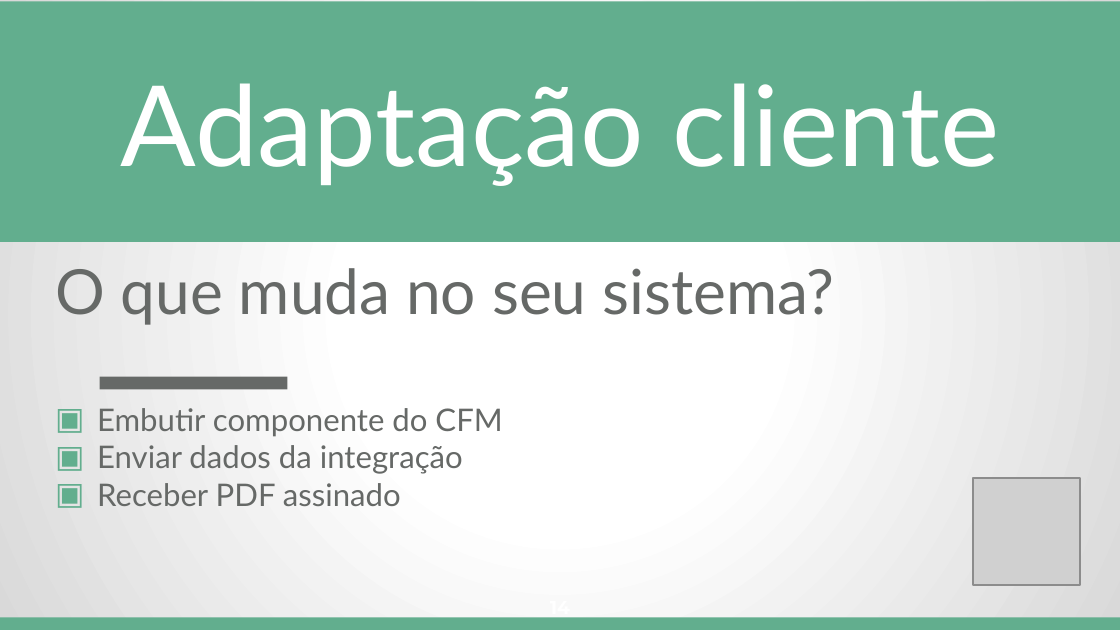
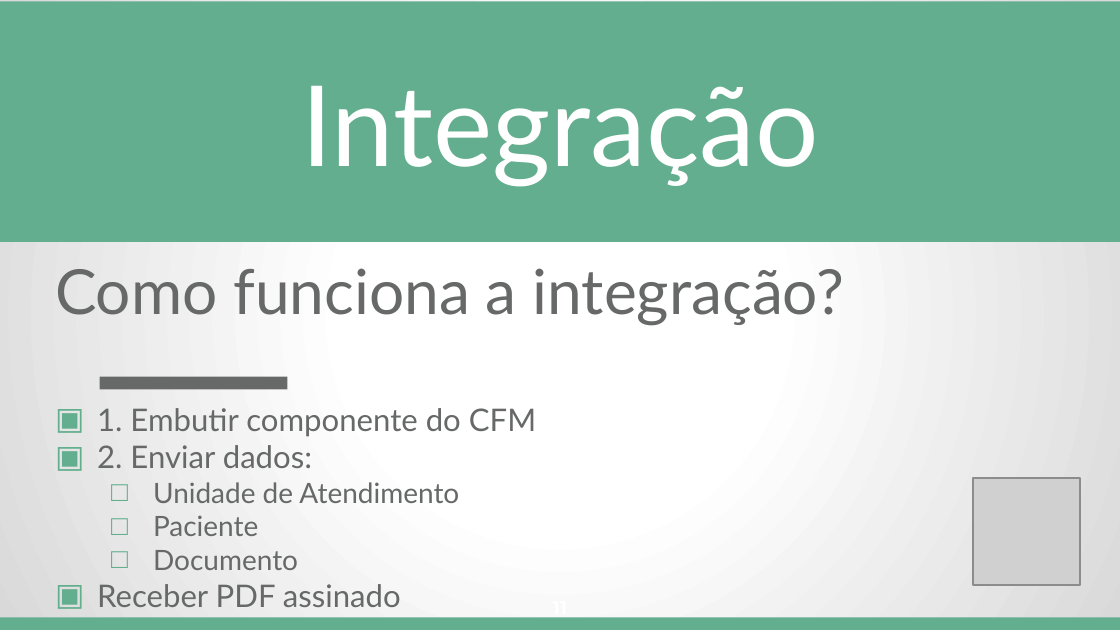
Before and after one commit to Conselho-Federal-de-Medicina/integracao-prescricao-cfm, a slide deck: slide 11 of docs/apresentacao/Integracao_com_a_Prescricao_Eletronica_do_CFM.pptx (slide 14 before the commit). Drawn at 1120x630 pixels with LibreOffice and Linux fonts; fonts in the diff are those of the drawing; grey boxes stand for pictures. Boxes give left, top, right and bottom in pixels: in the first picture for what was removed or moved away, otherwise in the second. Text is boxed around its words. In the diff, an @@ line names an element or a change of style, - is before the commit and + after.

```diff
--- a/docs/apresentacao/Integracao_com_a_Prescricao_Eletronica_do_CFM.pptx
+++ b/docs/apresentacao/Integracao_com_a_Prescricao_Eletronica_do_CFM.pptx
@@ title at box(301, 86, 819, 186): text changed @@
-Adaptação cliente
+Integração
@@ subtitle at box(55, 268, 844, 326): text changed @@
-O que muda no seu sistema?
+Como funciona a integração?
@@ text at box(97, 408, 536, 570): text changed @@
-▣ Embutir componente do CFM
-▣ Enviar dados da integração
+▣ 1. Embutir componente do CFM
+▣ 2. Enviar dados:
+  □ Unidade de Atendimento
+  □ Paciente
+  □ Documento
```
Also in this commit, not shown: 9 other slides changed, 4 slides removed.
